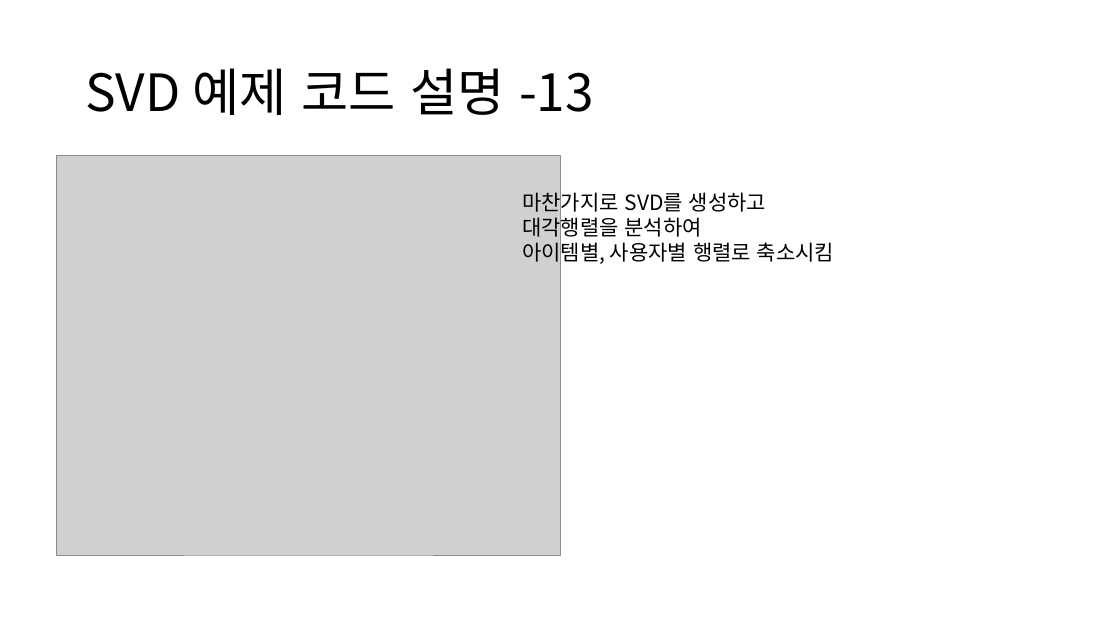
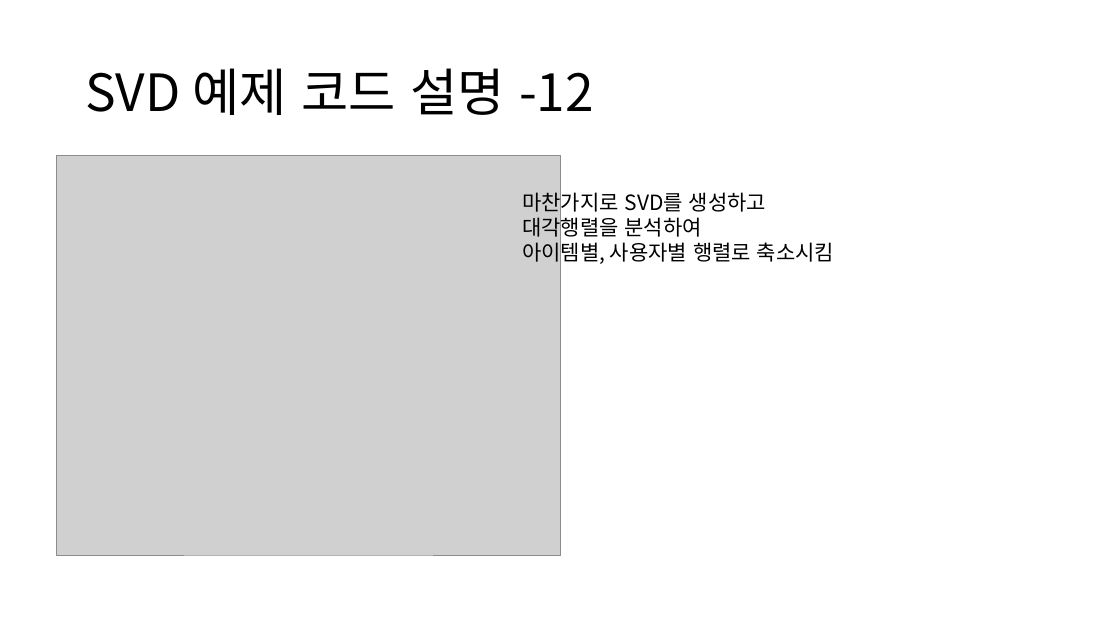
Before and after one commit to CheonSeounghyun/Coordination-Recommend, a slide deck: slide 17 of doc/12week.pptx (slide 18 before the commit). Drawn at 1120x630 pixels with LibreOffice and Linux fonts; fonts in the diff are those of the drawing; grey boxes stand for pictures. Boxes give left, top, right and bottom in pixels: in the first picture for what was removed or moved away, otherwise in the second. Text is boxed around its words. In the diff, an @@ line names an element or a change of style, - is before the commit and + after.

```diff
--- a/doc/12week.pptx
+++ b/doc/12week.pptx
@@ title at <box>85,68,594,115</box>: text changed @@
-SVD 예제 코드 설명 -13
+SVD 예제 코드 설명 -12
```
Also in this commit, not shown: 12 other slides changed, 1 slide removed.
